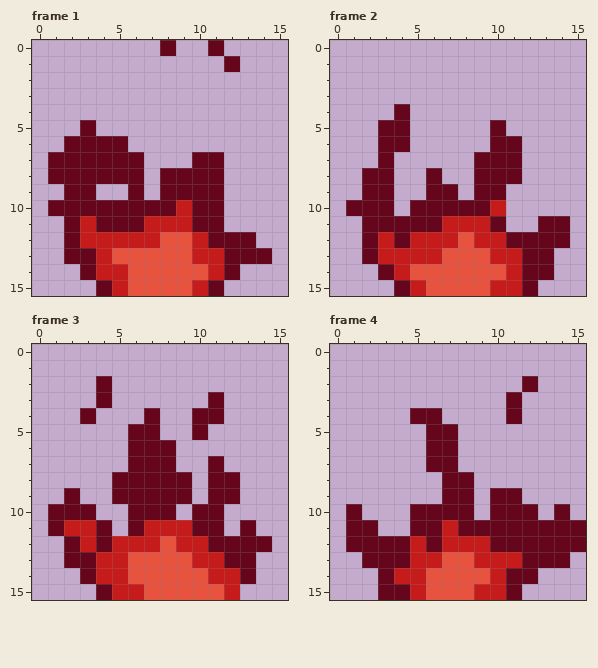
Two versions of one pixel-art file, assets/effects/Fire.aseprite. This is how it looked before the edit.
16x16 pixels, 8 frames. Shown: frame 1, frame 2, frame 3, frame 4. The commit also changed other frames, which this record leaves out.
After:
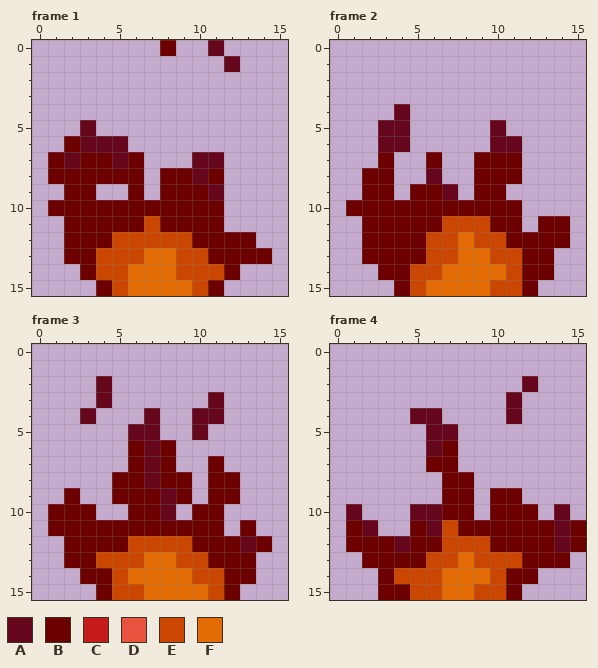
Palette (. is transparent): A #65061c  B #6c0000  C #c61b1b  D #e85340  E #cb4600  F #e36d04
Diff:
Changed rows in their new state; - is an unchanged pixel.
Frame 1, layers "Layer 7 Copy", "Layer 8":
first column x 8:
 0 B
first column x 1:
 6 -B------------
 7 B-BB-B--------
 8 BBBBBB-BB-B---
 9 -BB--B-BBB----
10 BBBBBBBBBBB---
11 -BBBBBEBBBB---
12 -BBBEEEEEBBBB-
13 -BBEEEFFEEBBBB
14 --BEEFFFEEEB--
15 ---BEFFFFEB---
Frame 2, layer "Layer 7 Copy":
first column x 1:
 7 --B--B--BBB---
 8 -BB-----BBB---
 9 -BB-BB--BB----
10 BBBBBBBBBBB---
11 -BBBBBEEEBB-BB
12 -BBBBEEFEEBBBB
13 -BBBBEEFFEEBB-
14 --BBEEFFFFEBB-
15 ---BEFFFFEEB--
Frame 3, layer "Layer 7 Copy":
first column x 1:
 6 -----B-B------
 7 -----B-B--B---
 8 ----BB-BB-BB--
 9 -B--BBB-B-BB--
10 BBB--BB--BB---
11 BBBBBBBBBBB-B-
12 -BBBBEEEEBBB-B
13 -BBEEEFFEEBBB-
14 --BBEFFFFEEBB-
15 ---BEEFFFFEB--
Frame 4, layers "Layer 7 Copy", "Layer 8":
first column x 1:
 6 ------B--------
 7 -----BB--------
 8 ------BB-------
 9 ------BB-BB----
10 ------BB-BBB---
11 B---B-EBBBBBB-B
12 BBB-BBEEEBBBB-B
13 -BBBBEEFEEEBBB-
14 --BEEEFFFEBB---
15 --BBEEFFEEB----
Changed places in both pictures, as pixel boxes (x1, y1, x2, y2):
changed: (160, 40, 176, 56)
changed: (48, 136, 272, 296)
changed: (346, 152, 570, 296)
changed: (48, 440, 272, 600)
changed: (346, 440, 586, 600)
